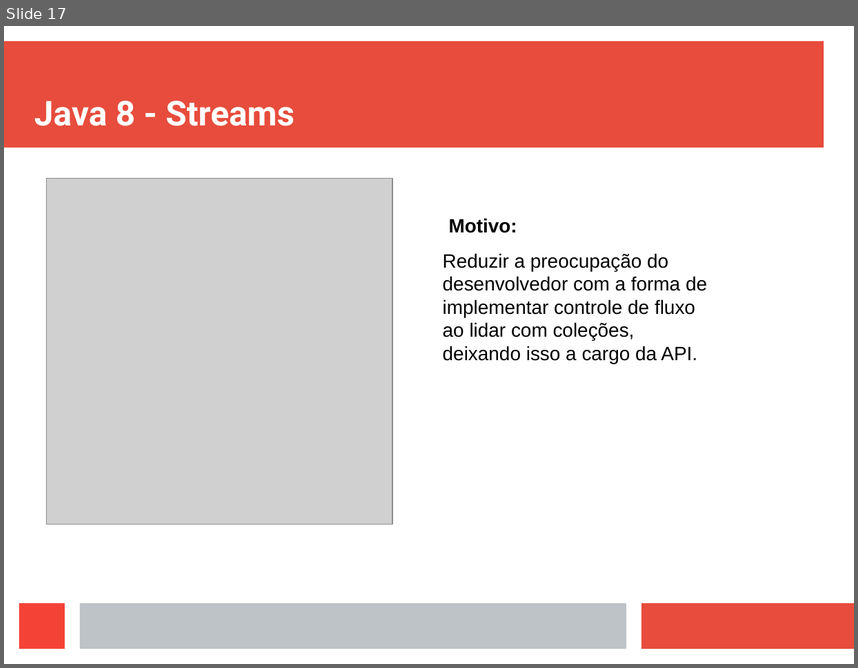
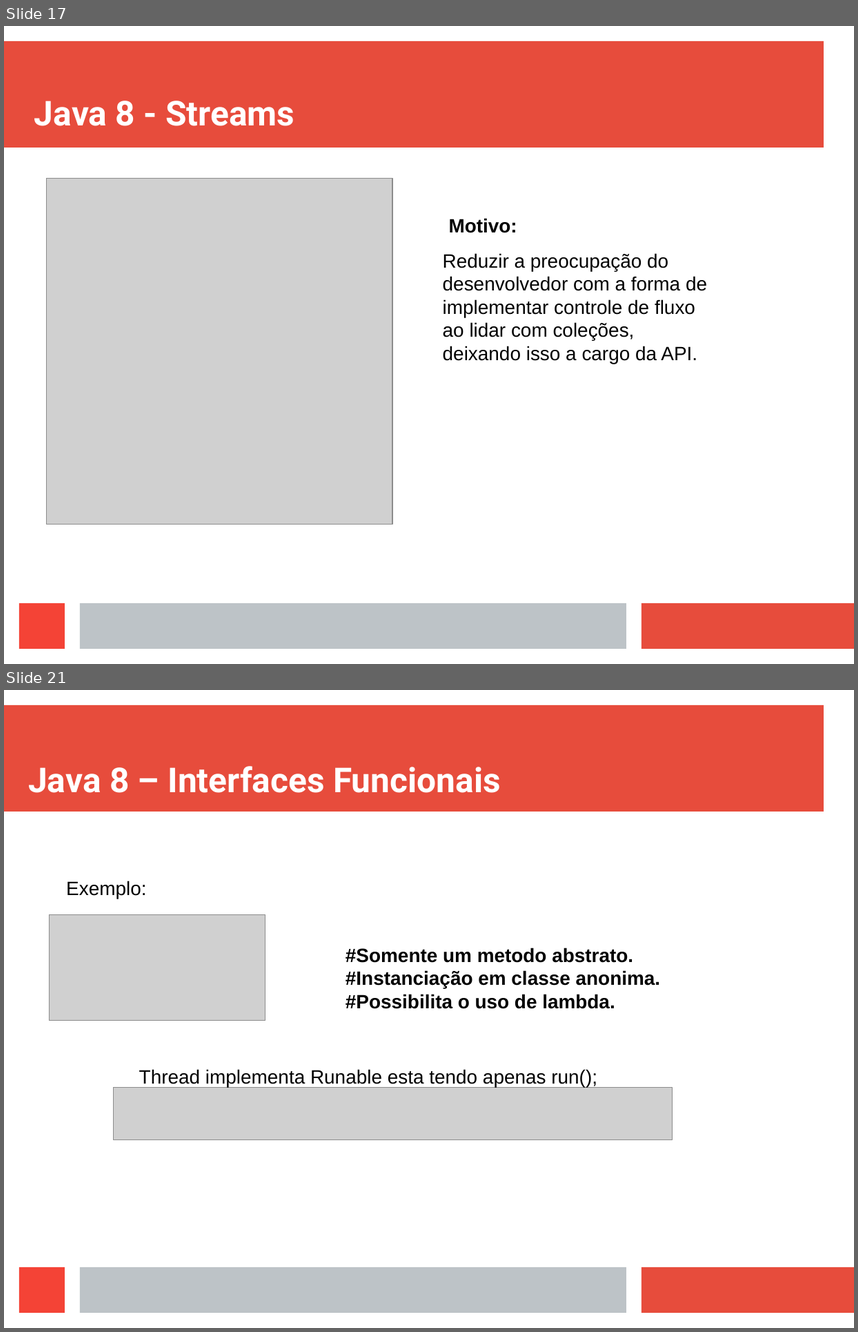
Before and after one commit to viniciusFortti/test, a slide deck: Apresentação/ApresentaçãoTerceiraSemana.odp. Shown one above the other, each under a label of ours: slide 17 before the commit, slides 17 and 21 after it; the slides between them are not shown. The pictures are 858x668 and 858x1332 pixels, drawn with LibreOffice and Linux fonts; fonts in the diff are those of the drawing; grey boxes stand for pictures. Boxes give left, top, right and bottom in pixels: in the first picture for what was removed or moved away, otherwise in the second. Text is boxed around its words. In the diff, an @@ line names an element or a change of style, - is before the commit and + after.

```diff
--- a/Apresentação/ApresentaçãoTerceiraSemana.odp
+++ b/Apresentação/ApresentaçãoTerceiraSemana.odp
@@ slide 21 added at box(4, 690, 854, 1328), background #FFFFFF; not listed: 4 template elements that a slide beside it also shows @@
@@ title added at box(28, 766, 501, 793), 32 pt, text #FFFFFF, bold @@
+Java 8 – Interfaces Funcionais
@@ text added at box(66, 880, 146, 898), 18 pt, text #000000 @@
+Exemplo:
@@ picture added at box(50, 914, 266, 1020) @@
@@ text added at box(346, 947, 661, 1009), 18 pt, text #000000, bold @@
+#Somente um metodo abstrato.
+#Instanciação em classe anonima.
+#Possibilita o uso de lambda.
@@ text added at box(139, 1069, 597, 1087), 18 pt, text #000000 @@
+Thread implementa Runable esta tendo apenas run();
@@ picture added at box(114, 1087, 673, 1140) @@
```
Also in this commit, not shown: 1 slide changed, 3 other slides added, 14 other files.
